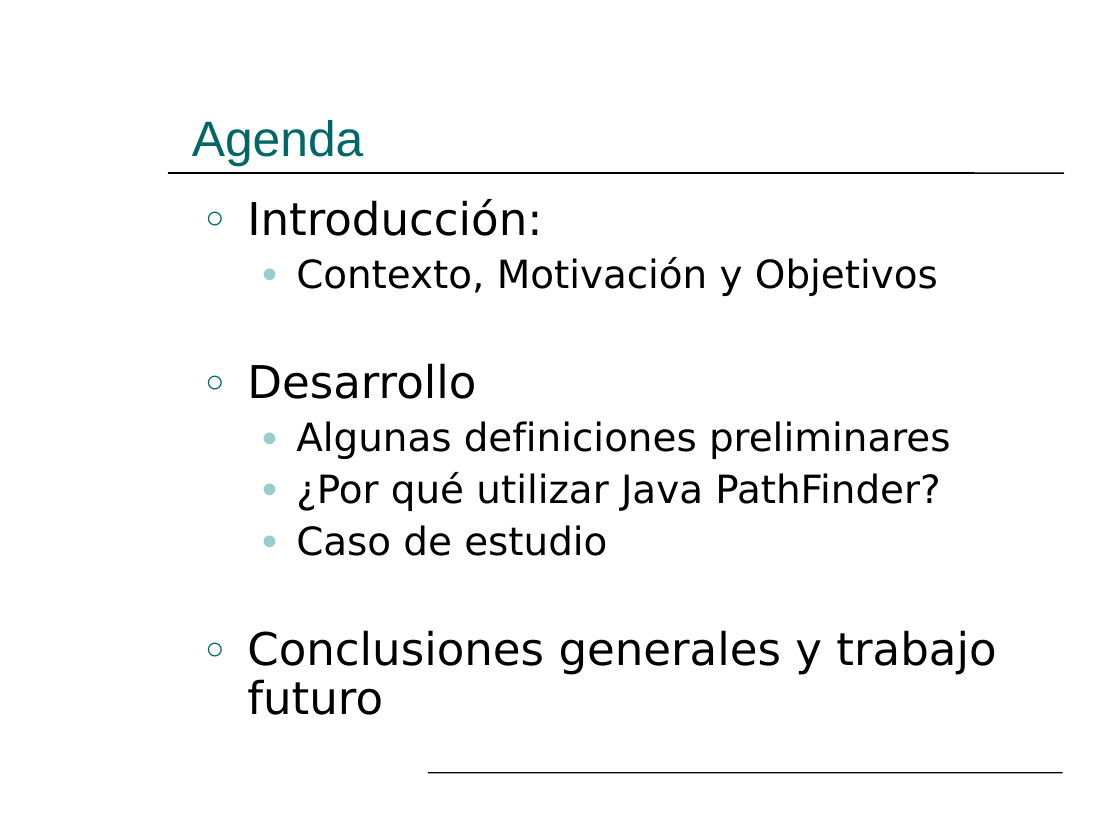
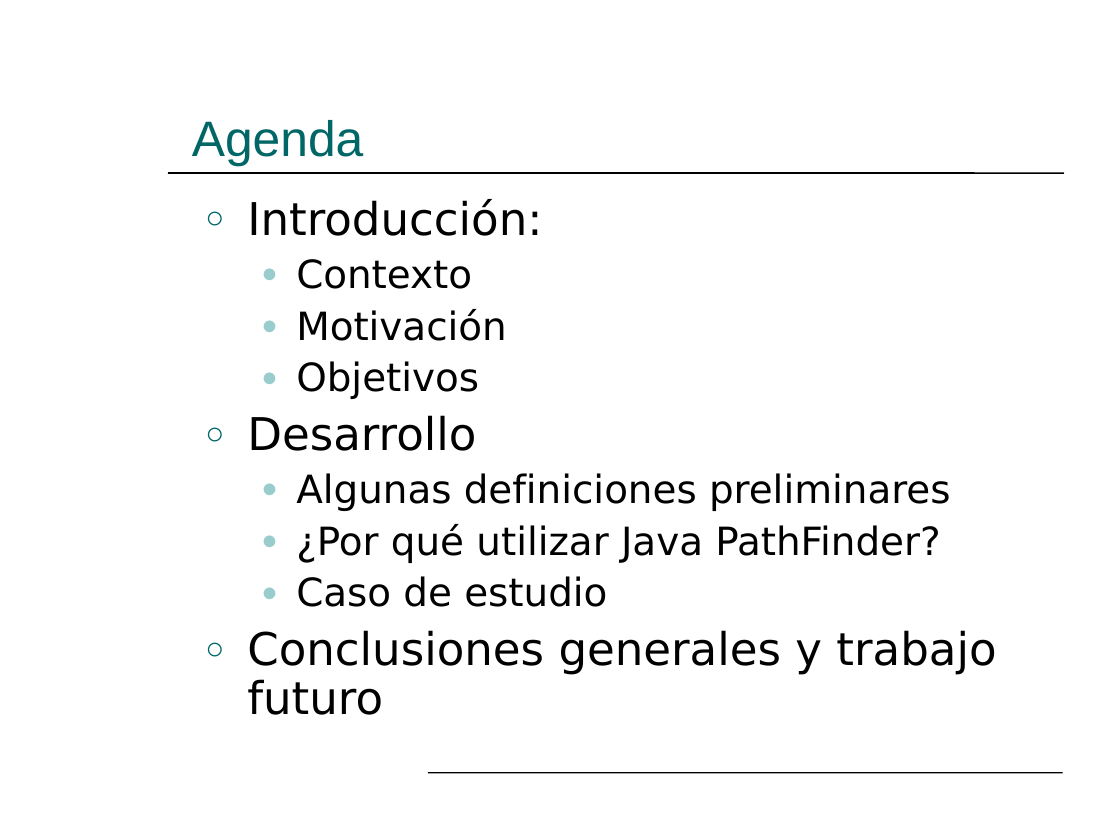
Before and after one commit to hugomelendez/tesis-jpf-2006, a slide deck: slide 2 of tesis-doc/Presentación.ppt. Drawn at 1120x840 pixels with LibreOffice and Linux fonts; fonts in the diff are those of the drawing. Boxes give left, top, right and bottom in pixels: in the first picture for what was removed or moved away, otherwise in the second. Text is boxed around its words. In the diff, an @@ line names an element or a change of style, - is before the commit and + after.

```diff
--- a/tesis-doc/Presentación.ppt
+++ b/tesis-doc/Presentación.ppt
@@ text at [296,259,507,399]: text changed @@
-  ● Contexto, Motivación y Objetivos
+  ● Contexto
+  ● Motivación
+  ● Objetivos
```
Also in this commit, not shown: 8 other slides changed, 2 slides added, 2 slides removed.
